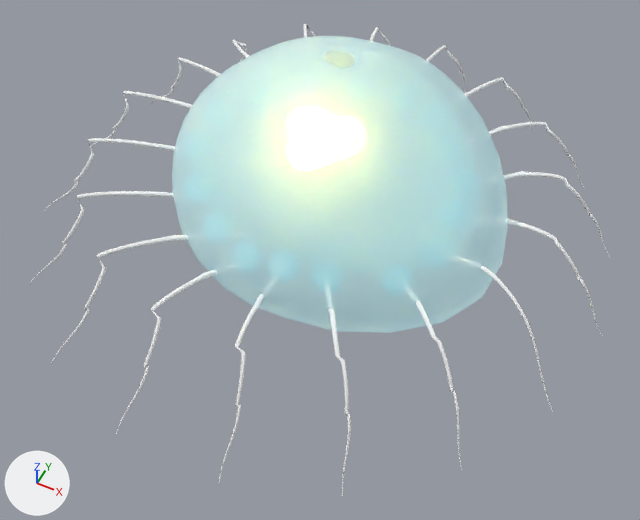
One commit to the glTF model assets/models/Tentacles.glb: the scene before it, then after it.
The view is the same before and after, from a camera (50 mm lens) standing at (0.655, -1.59, 1.927) and looking at (-0.055, -0.17, 0.153). Every picture has the same lights, and +X, +Y and +Z are marked at lower left. Where no turn or scale is listed for an object, it has been applied to the vertices.

Script lines for the objects in view, before the commit:
```python
ob_leg_00_mesh = bpy.data.objects.new('leg_00_mesh', me_cu_leg_17_002)
ob_leg_00_mesh.location = (0.0, 0.0, 0.0)
ob_leg_09_mesh = bpy.data.objects.new('leg_09_mesh', me_cu_leg_17_011)
ob_leg_09_mesh.location = (0.0, 0.0, 0.0)
ob_leg_11_mesh = bpy.data.objects.new('leg_11_mesh', me_cu_leg_17_013)
ob_leg_11_mesh.location = (0.0, 0.0, 0.0)
ob_leg_12_mesh = bpy.data.objects.new('leg_12_mesh', me_cu_leg_17_014)
ob_leg_12_mesh.location = (0.0, 0.0, 0.0)
ob_leg_13_mesh = bpy.data.objects.new('leg_13_mesh', me_cu_leg_17_015)
ob_leg_13_mesh.location = (0.0, 0.0, 0.0)
ob_leg_14_mesh = bpy.data.objects.new('leg_14_mesh', me_cu_leg_17_016)
ob_leg_14_mesh.location = (0.0, 0.0, 0.0)
ob_leg_15_mesh = bpy.data.objects.new('leg_15_mesh', me_cu_leg_17_017)
ob_leg_15_mesh.location = (0.0, 0.0, 0.0)
ob_leg_16_mesh = bpy.data.objects.new('leg_16_mesh', me_cu_leg_17_018)
ob_leg_16_mesh.location = (0.0, 0.0, 0.0)
ob_mainbody = bpy.data.objects.new('MainBody', me_icosphere_001)
ob_mainbody.location = (0.0, 0.0, 0.0)
```
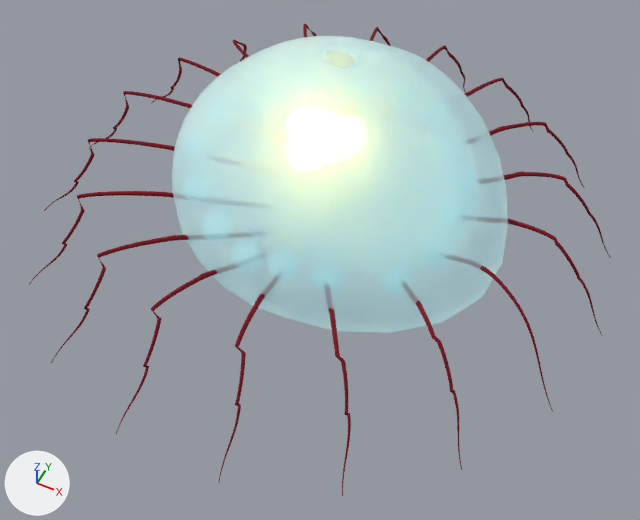
What differs and where, as boxes (x1, y1, x2, y2) in the pictures (640 x 520 px):
'leg_12_mesh', recoloured (white to red)
    both: (51, 235, 188, 363)
'leg_13_mesh', recoloured (white to red)
    both: (116, 270, 217, 434)
'leg_14_mesh', recoloured (white to red)
    both: (218, 294, 265, 483)
'leg_11_mesh', recoloured (white to red)
    both: (29, 191, 174, 285)
'leg_15_mesh', recoloured (white to red)
    both: (328, 308, 351, 496)
'leg_16_mesh', recoloured (white to red)
    both: (416, 301, 462, 470)
'leg_10_mesh', recoloured (white to red)
    both: (44, 138, 175, 211)
'leg_00_mesh', recoloured (white to red)
    both: (508, 219, 602, 335)
'leg_01_mesh', recoloured (white to red)
    both: (503, 171, 611, 258)
'leg_17_mesh', recoloured (white to red)
    both: (480, 266, 553, 412)
'leg_02_mesh', recoloured (white to red)
    both: (489, 122, 585, 188)
'leg_09_mesh', recoloured (white to red)
    both: (89, 91, 192, 148)
'leg_03_mesh', recoloured (white to red)
    both: (464, 78, 533, 131)
'leg_08_mesh', recoloured (white to red)
    both: (151, 58, 220, 104)
'leg_04_mesh', recoloured (white to red)
    both: (426, 45, 465, 91)
'leg_07_mesh', recoloured
    both: (233, 40, 249, 61)
'leg_05_mesh', recoloured
    both: (369, 27, 391, 46)
'leg_06_mesh', recoloured
    both: (303, 24, 316, 37)

Patch to the scene script:
```diff
--- a/assets/models/Tentacles.glb.py
+++ b/assets/models/Tentacles.glb.py
@@ mat_mat_leg @@
 mat_mat_leg = principled_material('mat_leg')
-mat_mat_leg.base_color = (1.0, 1.0, 1.0)  # white #ffffff
+mat_mat_leg.base_color = (0.196, 0.0, 0.00964)  # dark red #7a0019
 mat_mat_leg.metallic = 1.0
```
